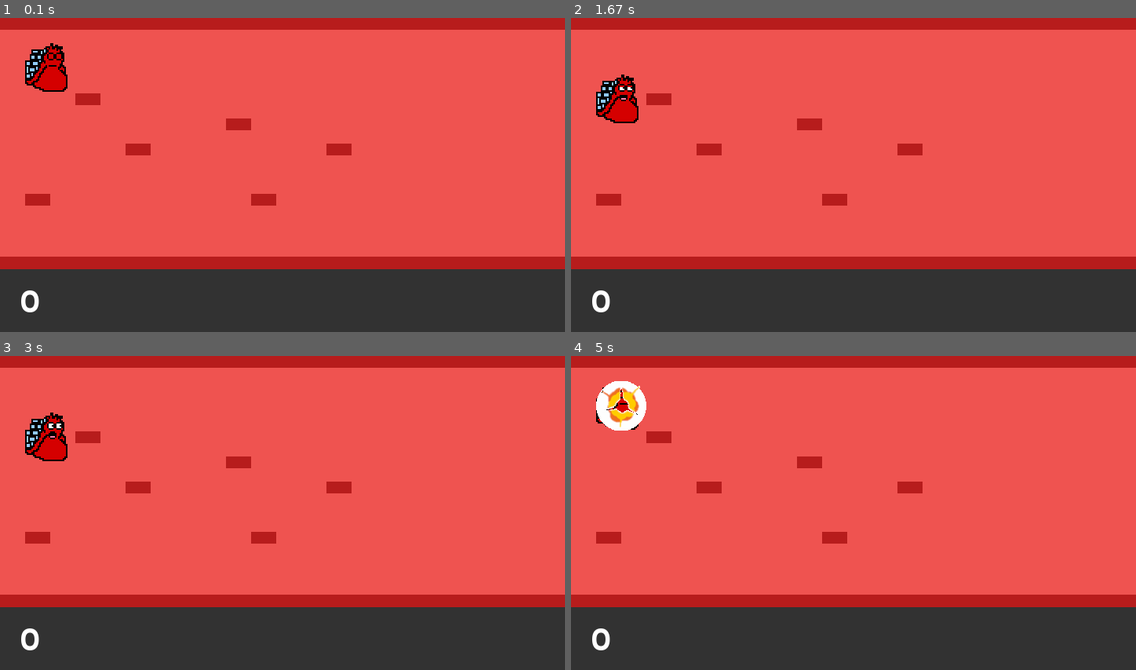
Above: before the commit, frames 1-4 (two rows, left to right).
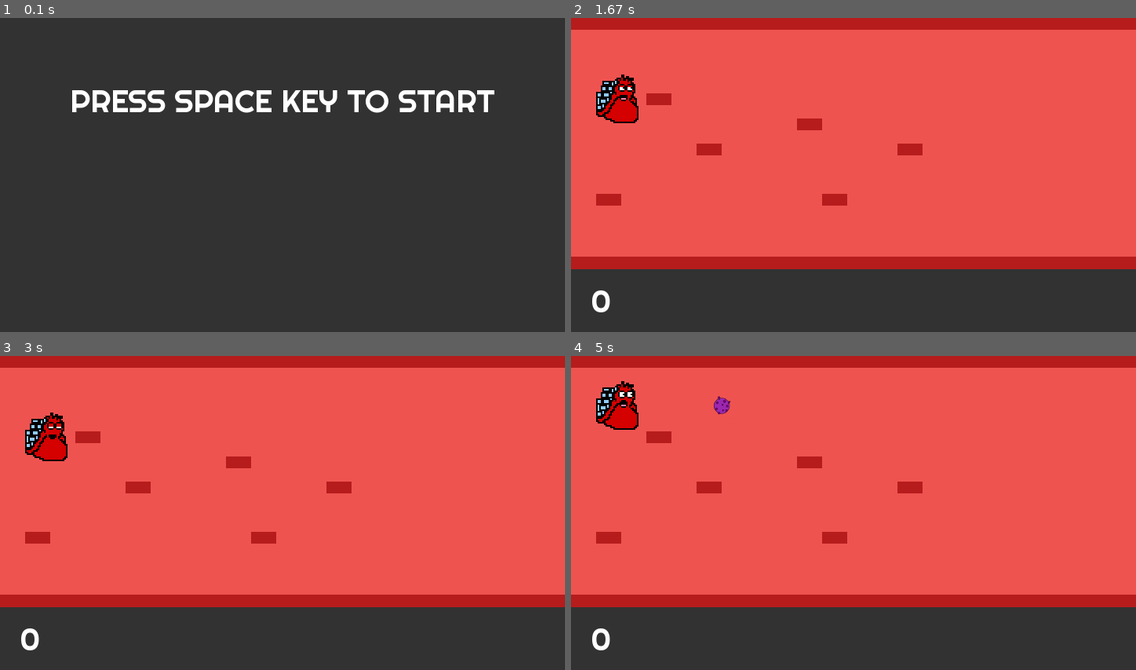
Above: after the commit, the same moments.

Repository: Moks8/pygame_virus
Game: pygame game, started from main.py
The game is run twice, just before and just after one commit, with the same random seed, the same clock (stepped at 60 frames per second) and the same inputs.
Inputs:
- Up to frame 1 (0.1 s): no input
- Up to frame 2 (1.67 s): tap Space at 0.33, 0.73, 1.03, 1.23, 1.53 s; hold Up 0.67-1.13 s; hold Down 1.17-1.63 s
- Up to frame 3 (3 s): hold Up 1.67-2.03 s; tap Space at 1.73, 2.13, 2.53, 2.87 s; hold Down 2.07-2.43 s; hold Up 2.47-2.77 s; hold Down from 2.8 s (still down)
- Up to frame 4 (5 s): release Down at 3.1 s; hold Up 3.13-3.5 s; tap Space at 3.2, 3.6, 4, 4.33, 4.67 s; hold Down 3.53-3.9 s; hold Up 3.93-4.23 s; hold Down 4.27-4.57 s; hold Up 4.6-4.97 s

The runs differ from the first frame. In frame 1, 80% of the frame differs, in the area x 0-100%, y 0-94%; in frame 2, nothing differs; in frame 3, less than 0.1%; in frame 4, 1.2%.

Commit message:
Creation of intro and level1

Diff:
--- a/main.py
+++ b/main.py
@@ -12,8 +12,10 @@
         self.game_over = True
 
         self.pantalla = pg.display.set_mode((SCREEN_WIDTH,SCREEN_HEIGHT))
-        self.pantalla.fill (BACKGROUND)
-        self.pantalla.blit(self.pantalla,(0,0))
+
+        self.current_scene = 0
+        self.scenes = [Intro(),Level1()]
+        self.scene = self.scenes[self.current_scene]
 
         self.hero = Hero()
         self.hero_move = 0
@@ -22,9 +24,6 @@
         self.sprites.add(self.hero)
 
         self.explosion = Explotions()
-
-        self.level = Level1()
-
 
         self.clock = pg.time.Clock()
         self.fps = FPS
@@ -39,7 +38,7 @@
         pg.display.set_caption("Covid")
 
     def kill (self,group):
-        lista_candidatos = pg.sprite.spritecollide(self.hero,self.level.virus,True)
+        lista_candidatos = pg.sprite.spritecollide(self.hero,self.scene.virus,True)
         if len(lista_candidatos)>0:
             self.explosion.rect = self.hero.rect
             self.sprites.add(self.explosion)
@@ -49,26 +48,25 @@
             print("tas muerto")
 
     def on_loop (self):
-        self.level.repaint_rect(self.hero.rect)
-        self.hero.move(self.hero_move)
-        self.score += self.level.update_virus()
-
-        self.marcador = self.font.render(str(self.score),True,WHITE)
-
-        self.kill(self.sprites)
+        self.score += self.scene.on_loop()
+        if self.current_scene != 0:
+            self.scene.repaint_rect(self.hero.rect)
+            self.hero.move(self.hero_move)
+            self.marcador = self.font.render(str(self.score), True, WHITE)
+            self.kill(self.sprites)
 
     def on_render(self):
-        self.level.draw(self.pantalla)
-        self.sprites.draw(self.pantalla)
+        self.scene.on_render(self.pantalla)
 
-
-        self.pantalla.fill(BACKGROUND,MARCADOR_RECT)
-        self.pantalla.blit(self.marcador,MARCADOR_POS)
+        if self.current_scene != 0:
+            self.sprites.draw(self.pantalla)
+            self.pantalla.fill(BACKGROUND,MARCADOR_RECT)
+            self.pantalla.blit(self.marcador,MARCADOR_POS)
 
         pg.display.flip()
 
-    def handlenEvent(self):
-       pass
+    def on_event(self,event):
+       self.scene.on_event(event)
 
 
 
@@ -81,18 +79,28 @@
                 if event.type == QUIT:
                     self.quit()
 
-                if event.type == KEYDOWN:
-                    if event.key == K_DOWN:
-                        self.hero_move +=10
-                    if event.key == K_UP:
-                        self.hero_move -= 10
+                self.on_event(event)
+
+                if self.current_scene == 1:
+                    if event.type == KEYDOWN:
+                        if event.key == K_DOWN:
+                            self.hero_move +=10
+                        if event.key == K_UP:
+                            self.hero_move -= 10
                 if event.type == KEYUP:
                     self.hero_move = 0
+
 
             self.on_loop()
             self.on_render()
             ms = self.clock.tick(self.fps)
-            self.level.set_ms(ms)
+            self.scene.set_ms(ms)
+
+            #Check if scene is finish
+            if self.scene.finished():
+                self.current_scene += 1
+                self.scene = self.scenes[self.current_scene]
+
 
     def quit (self):
         pg.quit()
--- a/scenes.py
+++ b/scenes.py
@@ -4,12 +4,32 @@
 from sprites import *
 
 class Scene(pg.sprite.LayeredDirty):
+    virus = []
+    has_finished = False
+
     def __init__(self):
         super().__init__()
         pass
 
     def draw(self, surface):
         pass
+    def on_event(self,event):
+        pass
+
+
+    def on_render(self, pantalla):
+        self.draw(pantalla)
+
+    def on_loop(self):
+        """ Must return points in this loop """
+        return 0
+
+    def set_ms(self, ms):
+        pass
+
+    def finished(self):
+        return self.has_finished
+
 
 
 class Intro(Scene):
@@ -19,9 +39,18 @@
         font = pg.font.Font("./resources/fonts/font.ttf", 40)
         self.jugar = font.render("PRESS SPACE KEY TO START", True, WHITE)
 
-    def draw(self, surface):
-        surface.fill(BACKGROUND)
-        self.pantalla.blit(self.jugar, jugar_pos)
+    def draw(self,surface):
+        self.surface = surface
+        self.surface.fill(BACKGROUND)
+        self.surface.blit(self.jugar,(SCREEN_WIDTH / 2 - self.jugar.get_rect().width / 2,
+                        self.jugar.get_rect().height + 30))
+
+    def on_event(self,event):
+        if event.type == KEYDOWN:
+            if event.key == K_SPACE:
+                self.has_finished = True
+
+
 
 
 class Level1(Scene):
@@ -69,7 +98,7 @@
             self.ms_passed = 0
 
 
-    def update_virus(self):
+    def on_loop(self):
         dead_viruses = 0
         for virus in self.virus:
             self.repaint_rect(virus.rect)
